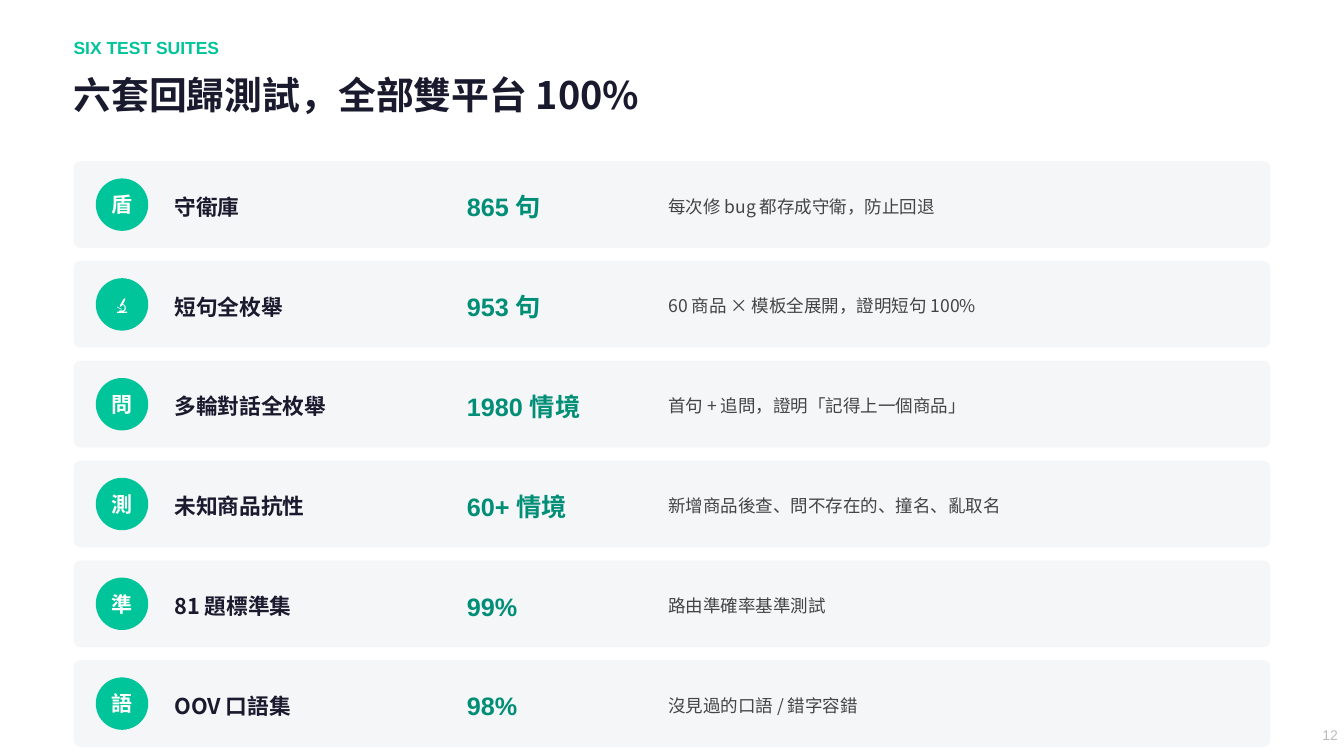
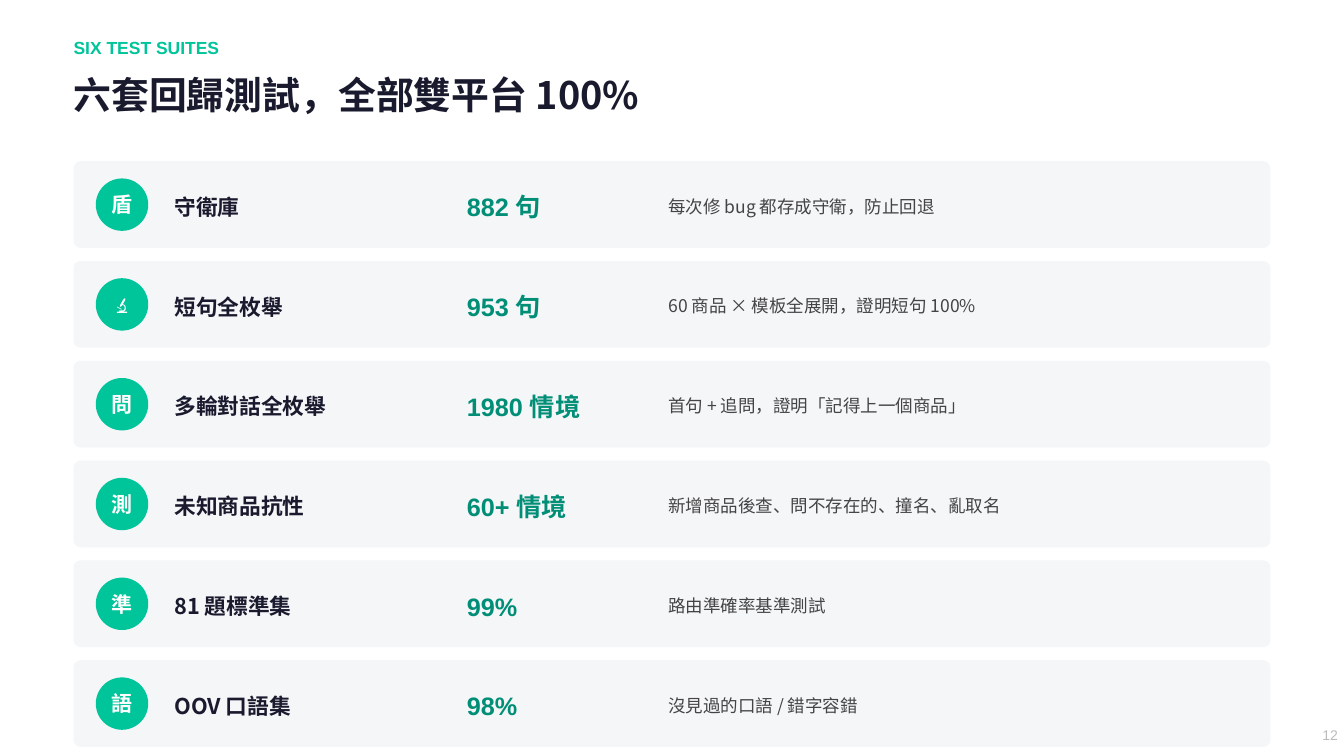
Before and after one commit to chunyen627-afk/warehouse-v2-agent, a slide deck: slide 12 of 倉管Agent_專案簡報.pptx. Drawn at 1344x756 pixels with LibreOffice and Linux fonts; fonts in the diff are those of the drawing. Boxes give left, top, right and bottom in pixels: in the first picture for what was removed or moved away, otherwise in the second. Text is boxed around its words. In the diff, an @@ line names an element or a change of style, - is before the commit and + after.

```diff
--- a/倉管Agent_專案簡報.pptx
+++ b/倉管Agent_專案簡報.pptx
@@ text at [467, 194, 541, 219]: text changed @@
-865 句
+882 句
```
Also in this commit, not shown: 2 other slides changed, 1 other file.
